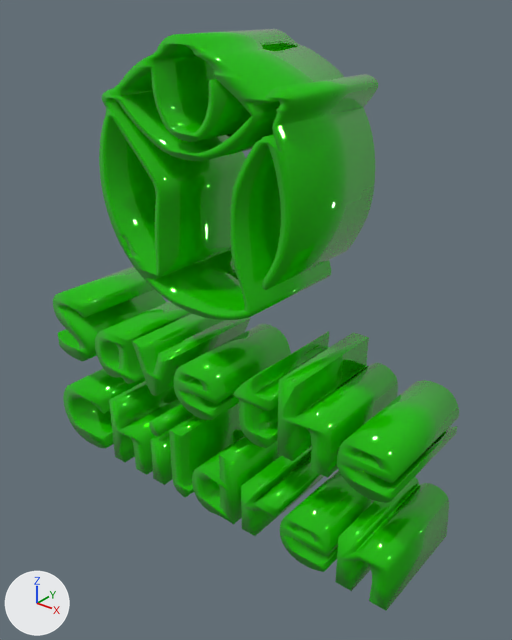
An edit to the glTF model frontendd/public/main.glb, drawn before and after from the same camera.
Before and after are seen from a 50 mm lens placed at (3.05, -3.34, 2.2), pointed at (0.28, 0.11, 0.06). The axes (+X, +Y, +Z) are drawn at lower left. The lights are the same throughout. Where no turn or scale is listed for an object, it has been applied to the vertices.
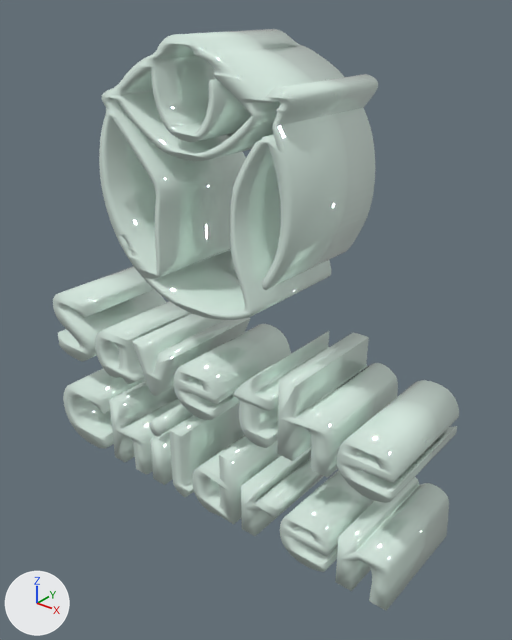
The change in detail:
Material 'SVGMat.001' (mat_svgmat_001) changes colour from green #1dc800 to white #ebfff5; in linear values from (0.0125, 0.575, 0.0) to (0.829, 1.0, 0.91).

Pixel boxes [x1, y1, x2, y2] of what changed, in the pictures (512 x 640 px):
'Curve', recoloured (green to white): [99, 29, 378, 320] in both
'Curve.002', recoloured (green to white): [277, 332, 398, 478] in both
'Curve.016', recoloured (green to white): [335, 477, 449, 610] in both
'Curve.007', recoloured (green to white): [337, 380, 459, 503] in both
'Curve.006', recoloured (green to white): [174, 324, 291, 420] in both
'Curve.001', recoloured (green to white): [53, 266, 166, 361] in both
'Curve.015', recoloured (green to white): [280, 470, 374, 572] in both
'Curve.005', recoloured (green to white): [132, 314, 250, 396] in both
'Curve.010', recoloured (green to white): [192, 435, 281, 524] in both
'Curve.014', recoloured (green to white): [241, 446, 323, 536] in both
'Curve.003', recoloured (green to white): [233, 331, 329, 448] in both
'Curve.011', recoloured (green to white): [109, 381, 181, 475] in both
'Curve.012', recoloured (green to white): [169, 403, 244, 497] in both
'Curve.008', recoloured (green to white): [63, 369, 146, 448] in both
'Curve.004', recoloured (green to white): [95, 301, 192, 384] in both
'Curve.013', recoloured (green to white): [150, 422, 182, 485] in both
'Curve.009', recoloured (green to white): [149, 404, 193, 437] in both
